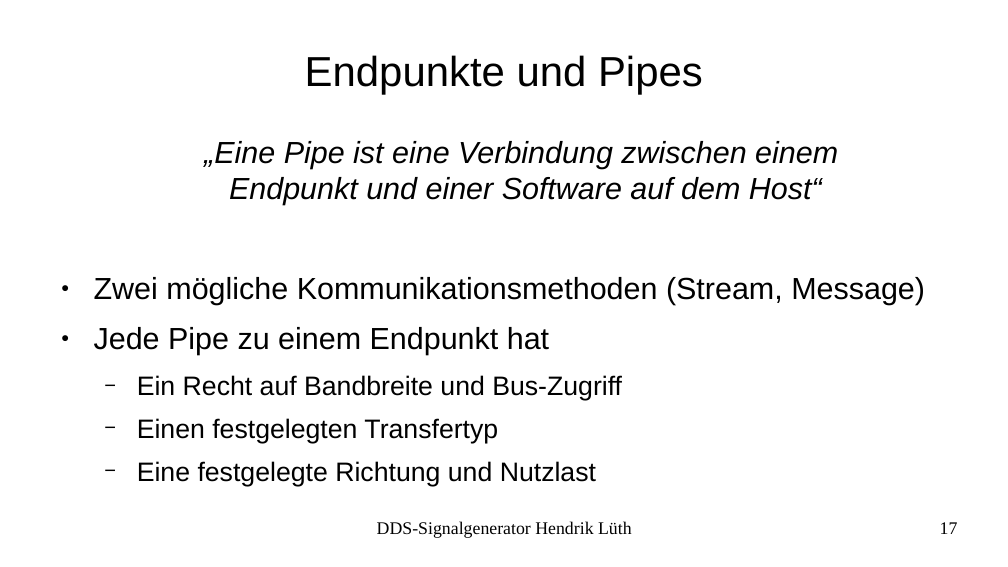
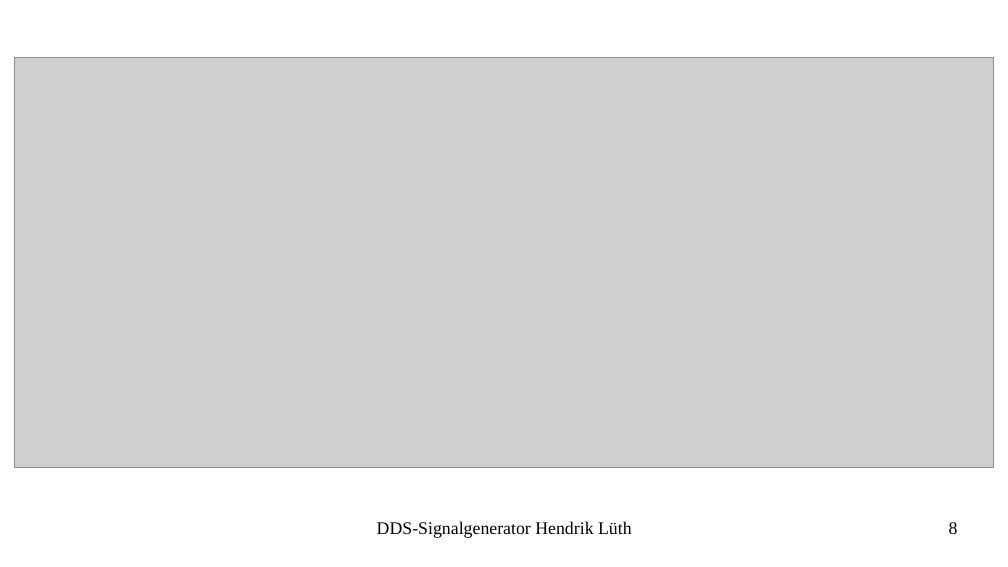
Before and after one commit to LabConnect/Signalgenerator, a slide deck: slide 8 of docs/Präsentation_Prüfung/Präsentation-Signalgenerator.odp (slide 17 before the commit). Drawn at 1008x567 pixels with LibreOffice and Linux fonts; fonts in the diff are those of the drawing; grey boxes stand for pictures. Boxes give left, top, right and bottom in pixels: in the first picture for what was removed or moved away, otherwise in the second. Text is boxed around its words. In the diff, an @@ line names an element or a change of style, - is before the commit and + after.

```diff
--- a/docs/Präsentation_Prüfung/Präsentation-Signalgenerator.odp
+++ b/docs/Präsentation_Prüfung/Präsentation-Signalgenerator.odp
@@ picture added at (15,58,994,468) @@
@@ title removed at (305,55,703,95) @@
-Endpunkte und Pipes
@@ text removed at (94,141,925,486) @@
-„Eine Pipe ist eine Verbindung zwischen einem
-Endpunkt und einer Software auf dem Host“
-● Zwei mögliche Kommunikationsmethoden (Stream, Message)
-● Jede Pipe zu einem Endpunkt hat
-  − Ein Recht auf Bandbreite und Bus-Zugriff
-  − Einen festgelegten Transfertyp
-  − Eine festgelegte Richtung und Nutzlast
@@ page number at (949,522,958,534): text changed @@
-17
+8
```
Also in this commit, not shown: 5 other slides changed, 7 slides added, 1 other file.
